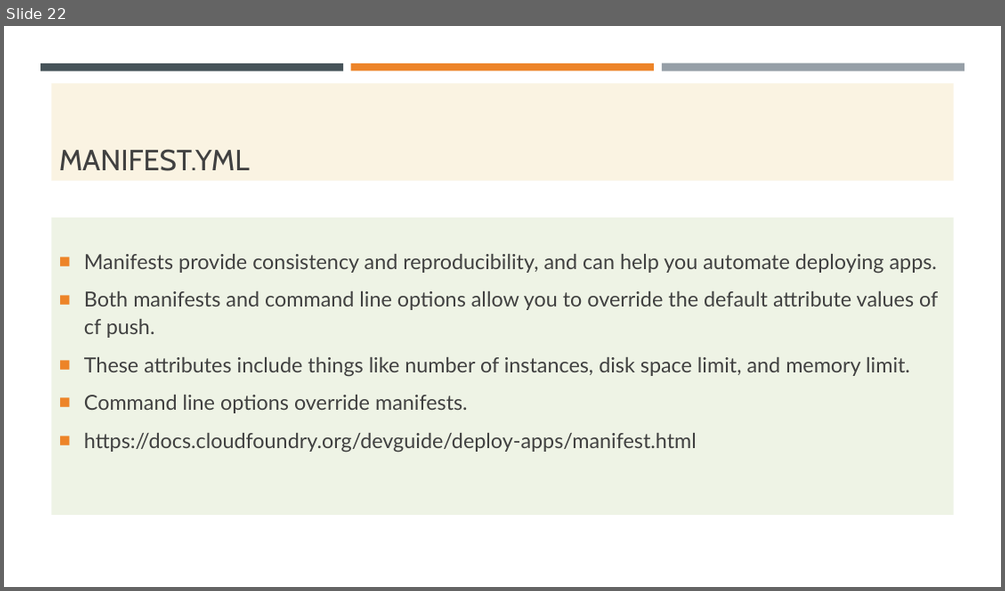
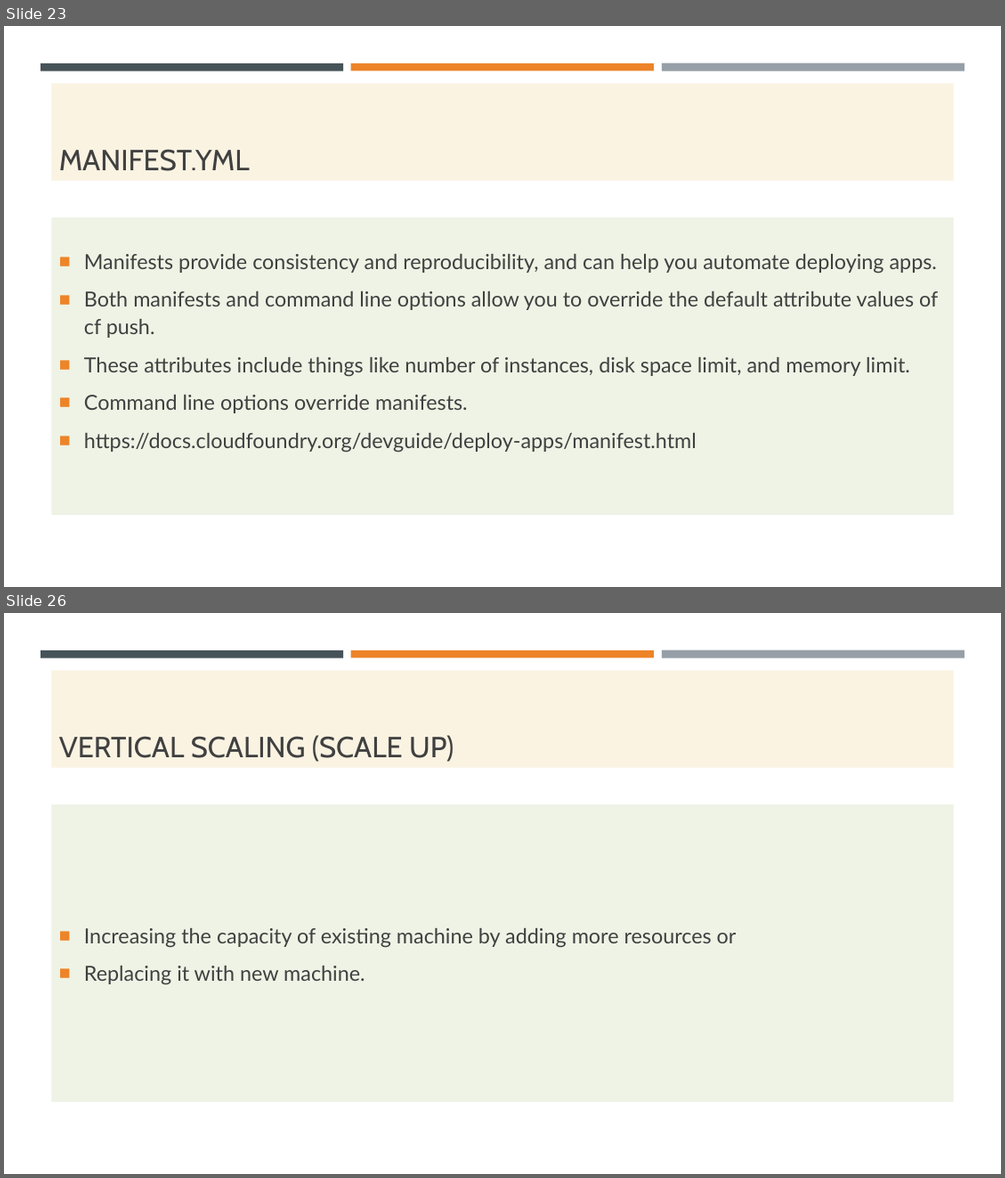
Before and after one commit to codefarm0/PivotalCloudFoundry, a slide deck: PCF.pptx. Shown one above the other, each under a label of ours: slide 22 before the commit, slides 23 and 26 after it; the slides between them are not shown. The pictures are 1005x591 and 1005x1178 pixels, drawn with LibreOffice and Linux fonts; fonts in the diff are those of the drawing. Boxes give left, top, right and bottom in pixels: in the first picture for what was removed or moved away, otherwise in the second. Text is boxed around its words. In the diff, an @@ line names an element or a change of style, - is before the commit and + after.

```diff
--- a/PCF.pptx
+++ b/PCF.pptx
@@ slide 26 added at (4,613,1001,1174), background #FFFFFF; not listed: 3 template elements that a slide beside it also shows @@
@@ title added at (52,671,954,768), fill #FAF3E2, 28 pt, text #404040 @@
+VERTICAL SCALING (SCALE UP)
@@ text added at (52,804,954,1102), fill #EEF3E5, 20 pt, text #404040 @@
+■ Increasing the capacity of existing machine by adding more resources or
+■ Replacing it with new machine.
@@ what was slide 22 is now slide 23 @@
```
Also in this commit, not shown: 3 slides changed, 22 other slides added, 6 other files.
